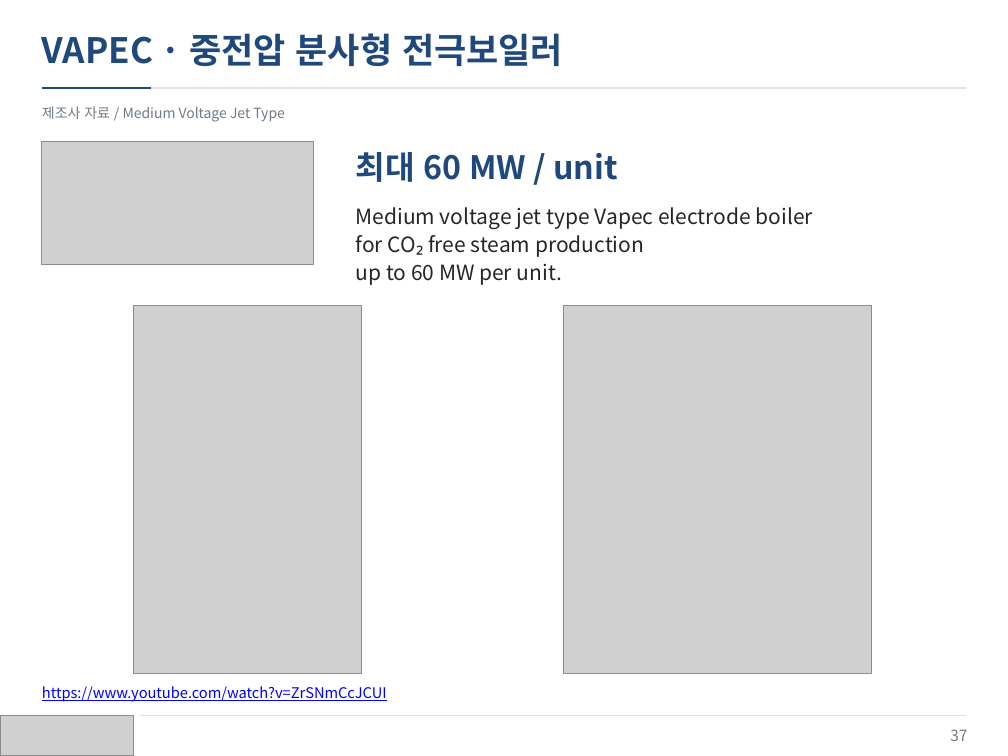
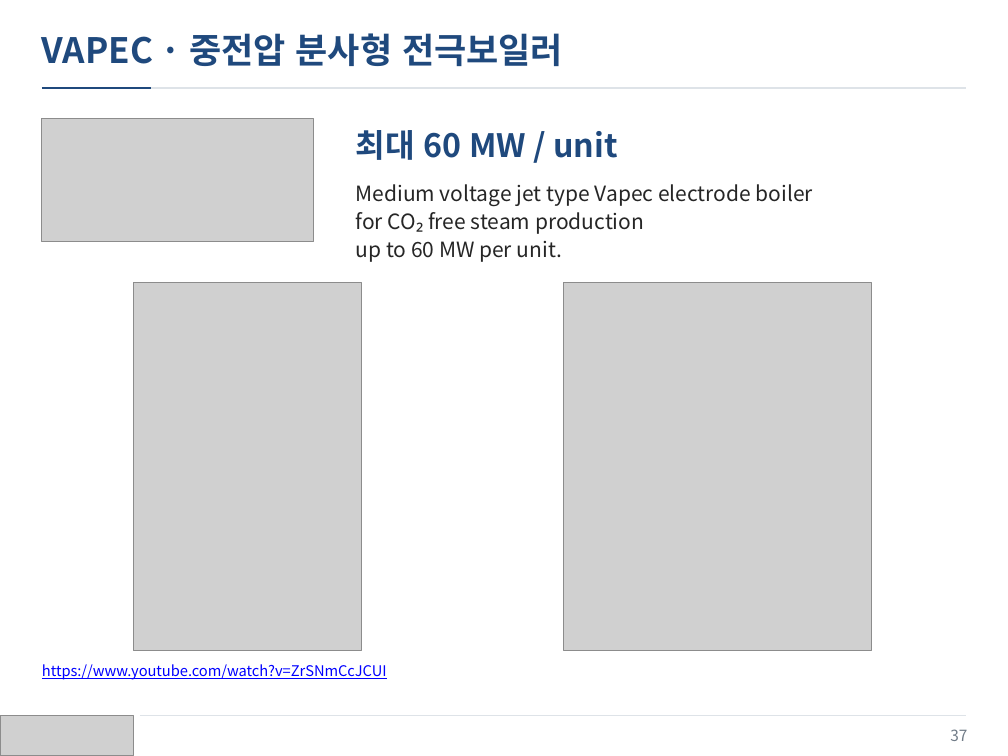
Before and after one commit to jskang5000-arch/my-PPT, a slide deck: slide 37 of KITECH_Boiler.pptx. Drawn at 1008x756 pixels with LibreOffice and Linux fonts; fonts in the diff are those of the drawing; grey boxes stand for pictures. Boxes give left, top, right and bottom in pixels: in the first picture for what was removed or moved away, otherwise in the second. Text is boxed around its words. In the diff, an @@ line names an element or a change of style, - is before the commit and + after.

Commit message:
Remove subtitles and refine spacing in 4:3 layout

```diff
--- a/KITECH_Boiler.pptx
+++ b/KITECH_Boiler.pptx
@@ text removed at (x1=42, y1=106, x2=284, y2=122) @@
-제조사 자료 / Medium Voltage Jet Type
@@ text "최대 60 MW / unit" moved from (x1=356, y1=152, x2=617, y2=182) to (x1=356, y1=130, x2=617, y2=160) @@
@@ text "Medium voltage jet type Vapec ..." moved from (x1=356, y1=207, x2=813, y2=285) to (x1=356, y1=184, x2=813, y2=262) @@
@@ 3 pictures, 1 text moved together from (x1=42, y1=141, x2=871, y2=702) to (x1=42, y1=119, x2=871, y2=680) @@
```
Also in this commit, not shown: 33 other slides changed.
